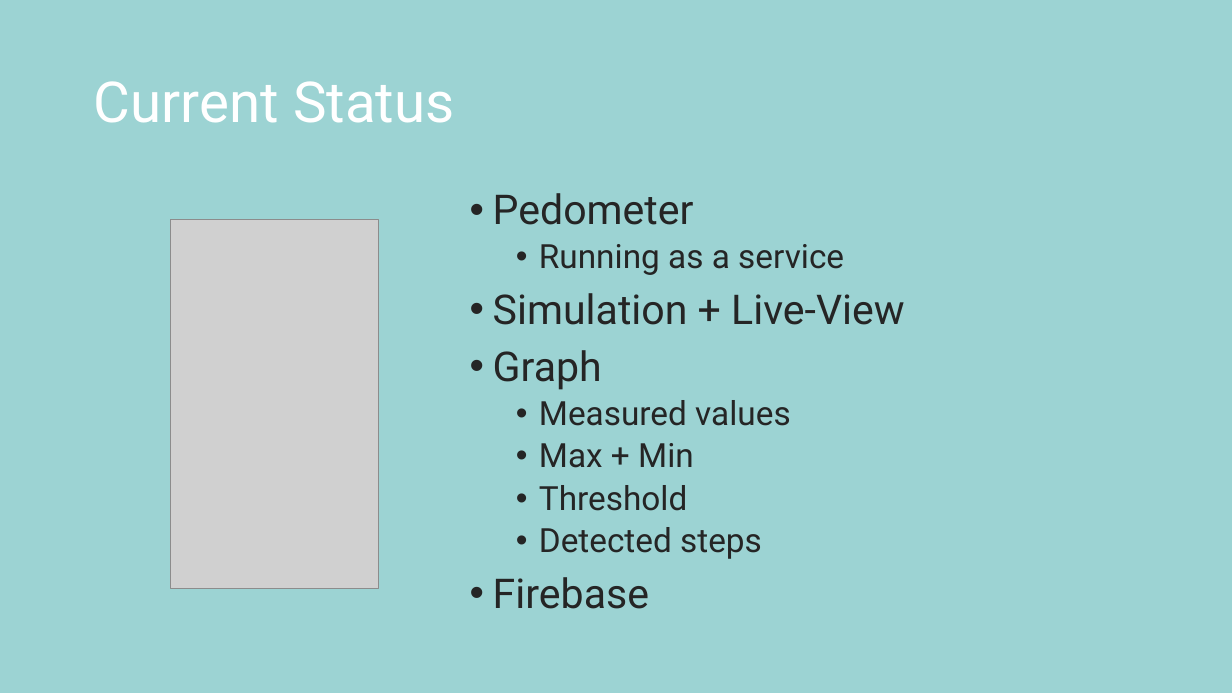
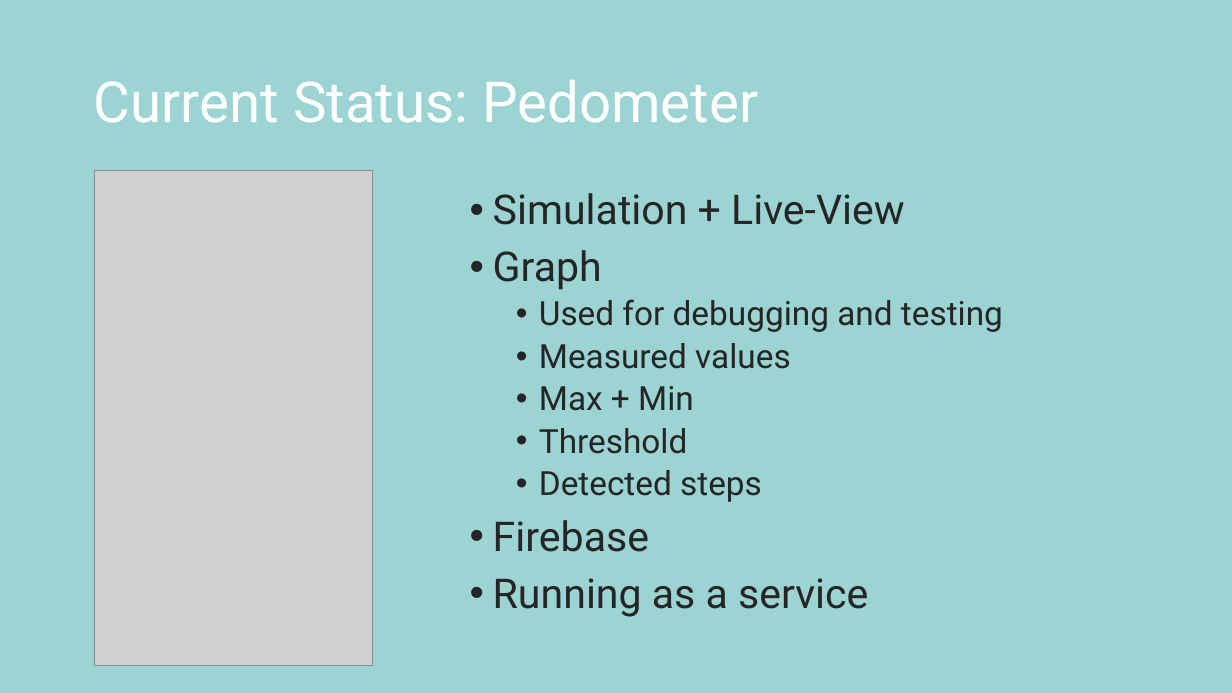
Before and after one commit to EvaJobst/MobileSports, a slide deck: slide 12 of Mountaineer.pptx. Drawn at 1232x693 pixels with LibreOffice and Linux fonts; fonts in the diff are those of the drawing; grey boxes stand for pictures. Boxes give left, top, right and bottom in pixels: in the first picture for what was removed or moved away, otherwise in the second. Text is boxed around its words. In the diff, an @@ line names an element or a change of style, - is before the commit and + after.

Commit message:
change presentation

```diff
--- a/Mountaineer.pptx
+++ b/Mountaineer.pptx
@@ title at box(94, 80, 758, 123): text changed @@
-Current Status
+Current Status: Pedometer
@@ picture: place and size @@
-picture at box(171, 220, 379, 589)
+picture at box(94, 171, 372, 665)
@@ text at box(493, 193, 844, 275): paragraphs removed @@
-• Pedometer
-  • Running as a service
@@ text at box(539, 299, 1003, 332): paragraph added @@
+  • Used for debugging and testing
@@ text at box(493, 578, 868, 617): paragraph added @@
+• Running as a service
```
Also in this commit, not shown: 1 other slide changed, 3 slides added, 1 slide removed.
